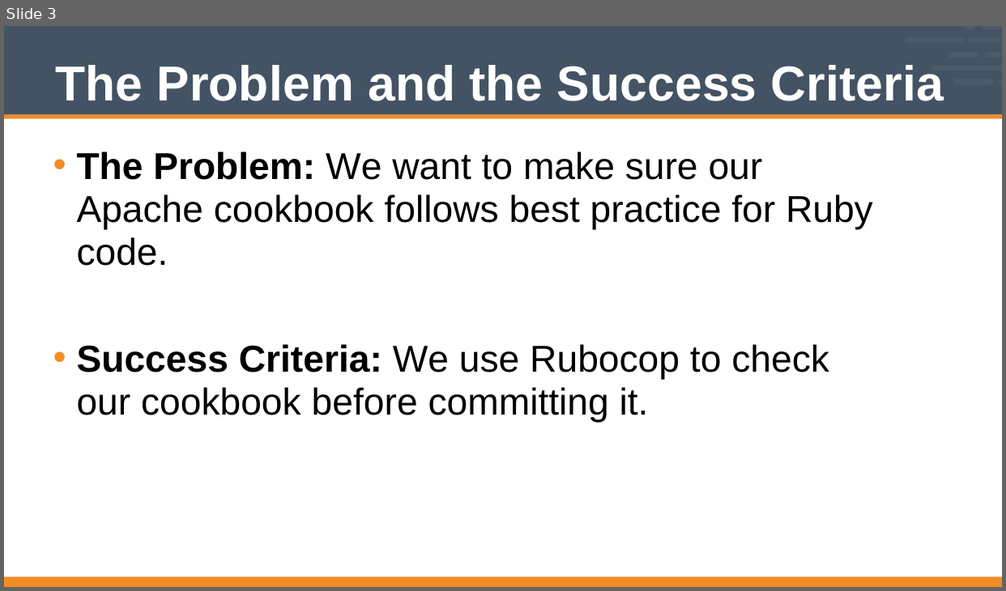
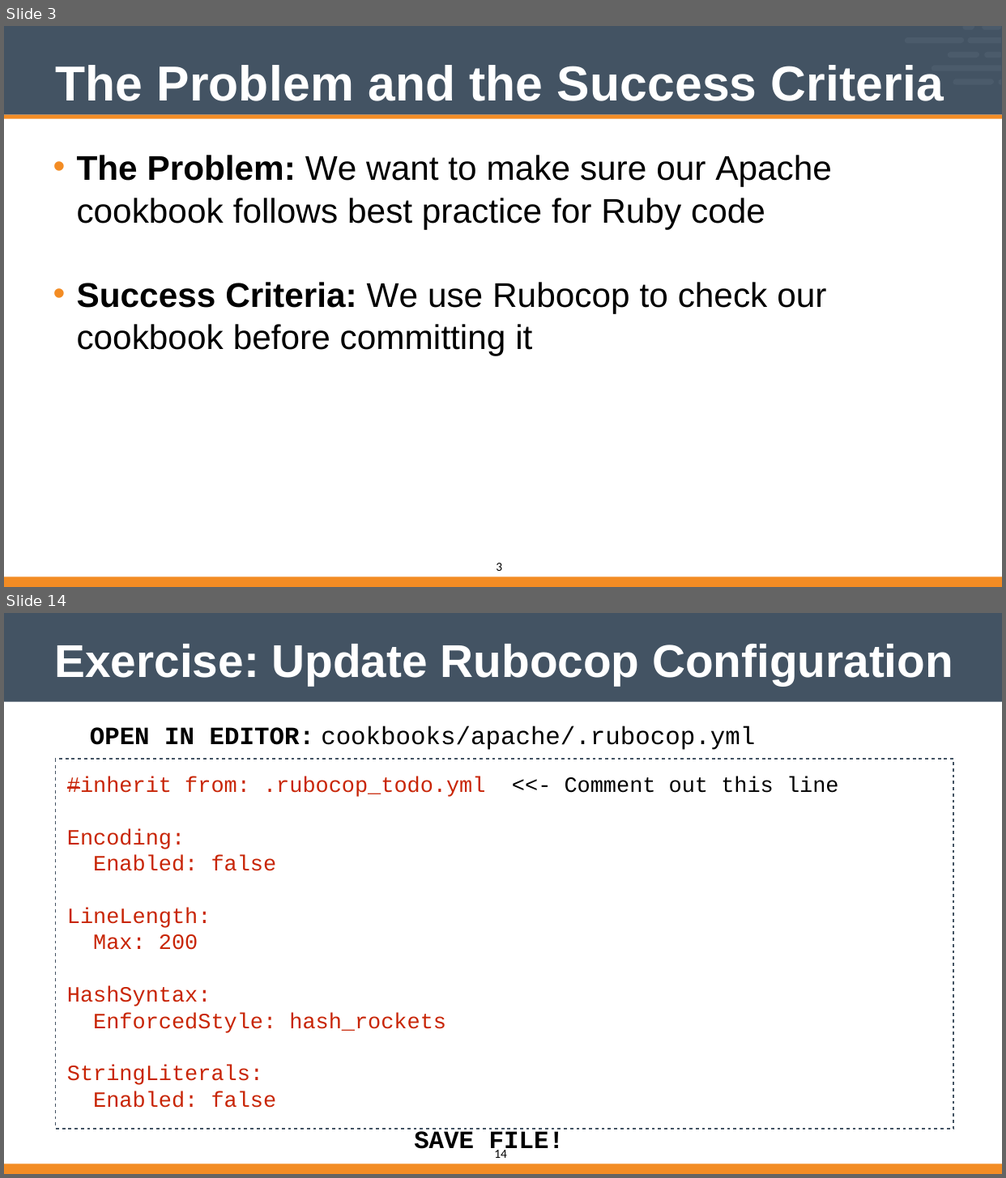
Before and after one commit to vinyar/chef-intermediate, a slide deck: Modules/11-Chef_Intermediate.pptx. Shown one above the other, each under a label of ours: slide 3 before the commit, slides 3 and 14 after it; the slides between them are not shown. The pictures are 1006x591 and 1006x1178 pixels, drawn with LibreOffice and Linux fonts; fonts in the diff are those of the drawing; background and template pictures are left out. Boxes give left, top, right and bottom in pixels: in the first picture for what was removed or moved away, otherwise in the second. Text is boxed around its words. In the diff, an @@ line names an element or a change of style, - is before the commit and + after.

```diff
--- a/Modules/11-Chef_Intermediate.pptx
+++ b/Modules/11-Chef_Intermediate.pptx
@@ slide 14 added at <box>4,613,1002,1174</box>, background #FFFFFF; not listed: 1 template element that a slide beside it also shows @@
@@ title added at <box>55,644,953,686</box>, 59 pt, text #FFFFFF, bold @@
+Exercise: Update Rubocop Configuration
@@ text added at <box>90,727,314,745</box>, 32 pt, text #000000, bold @@
+OPEN IN EDITOR:
@@ text added at <box>321,726,755,750</box>, 32 pt, text #000000 @@
+cookbooks/apache/.rubocop.yml
@@ rectangle added at <box>56,759,953,1128</box>, fill #FFFFFF, outline #435363 2 pt, 28 pt, text #C82506 @@
+#inherit from: .rubocop_todo.yml <<- Comment out this line
+Encoding:
+Enabled: false
+LineLength:
+Max: 200
+HashSyntax:
+EnforcedStyle: hash_rockets
+StringLiterals:
+Enabled: false
@@ text added at <box>414,1131,564,1155</box>, 32 pt, text #000000, bold @@
+SAVE FILE!
@@ freeform shape added at <box>4,1164,1002,1174</box>, fill #F38C24 @@
@@ page number added at <box>494,1148,507,1158</box>, 16 pt, text #000000 @@
+14
@@ slide 3 changed as well @@
@@ text at <box>77,155,832,356</box>: text changed; size 48 to 44 pt @@
-• The Problem: We want to make sure our Apache cookbook follows best practice for Ruby code.
-• Success Criteria: We use Rubocop to check our cookbook before committing it.
+• The Problem: We want to make sure our Apache cookbook follows best practice for Ruby code
+• Success Criteria: We use Rubocop to check our cookbook before committing it
@@ page number added at <box>496,563,502,571</box>, 16 pt, text #000000 @@
+3
```
Also in this commit, not shown: 1 other slide changed, 19 other slides added, 10 slides removed.
